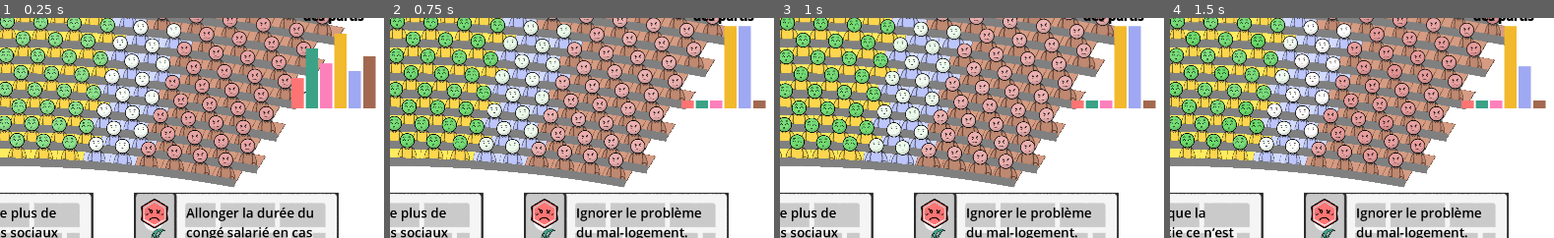
Above: before the commit, frames 1-4 (left to right).
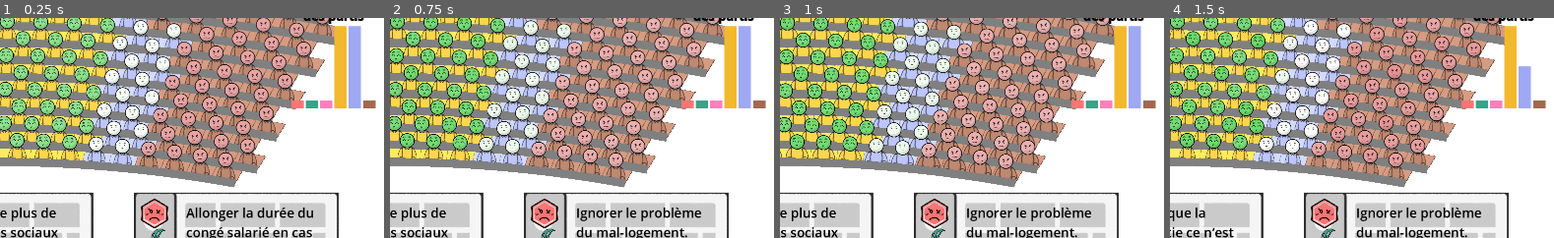
Above: after the commit, the same moments.

Repository: remimorvan/assemblee-nationale-simulator
Game: Godot game, scene res://scenes/game.tscn
Same seed, same stepped clock (60 frames per second), same inputs: the game is played once before the commit and once after it.
Inputs (mouse positions are % of the whole screen's width and height, from its top left):
- Up to frame 1 (0.25 s): no input
- Up to frame 2 (0.75 s): tap Enter at 0.5 s; move the mouse to (17, 93) at 0.52 s; click (17, 93) at 0.67 s
- Up to frame 3 (1 s): no input
- Up to frame 4 (1.5 s): move the mouse to (49, 93) at 1.27 s; click (49, 93) at 1.42 s
The pictures show only the part of the screen within x 50-100%, y 23-73%; the shares and areas given below are measured in that part.

The runs differ from the first frame. In frame 1, 3.2% of the frame differs, in the area x 75-98%, y 3-38%; in frame 2, nothing differs; in frame 3, nothing differs; in frame 4, nothing differs.

Commit message:
updating histogram

Diff:
--- a/scripts/card.gd
+++ b/scripts/card.gd
@@ -3,7 +3,6 @@
 @onready var Player: Node2D = $"../../Player"
 @onready var Deck: Node2D = $"../../Deck"
 @onready var Hemicycle: Node2D = $"../../Hemicycle"
-@onready var Plot: Control = $"../../VBoxContainer/Plot"
 
 var text: String # Text of the card
 var effect_mean: Dictionary[String, float] # political group -> mean effect
@@ -73,10 +72,7 @@
 			Player.declare_special_event(special_event)
 		Player.incr_nb_card_played()
 
-		# Update plot
-		var approvals: Array[float] = Hemicycle.compute_group_approvals()
-		for i in range(6):
-			Plot.update_bar_value(i, approvals[i])
+		Hemicycle.update_plot()
 
 		# Remove card from hand
 		var card_pos: int = Player.remove_card_from_hand(self)
--- a/scripts/hemicycle.gd
+++ b/scripts/hemicycle.gd
@@ -1,6 +1,7 @@
 extends Node2D
 
 @export var mp_scene:PackedScene # Utile pour instancier des MP
+@onready var Plot: Control = $"../VBoxContainer/Plot"
 
 var width: int = 19
 var height: int = 13
@@ -86,6 +87,8 @@
 
 	mat.set_shader_parameter("color_values", vec3_color_array)
 
+	update_plot()
+
 # Called every frame. 'delta' is the elapsed time since the previous frame.
 func _process(delta: float) -> void:
 	pass
@@ -109,6 +112,11 @@
 	for i in range(6):
 		res[i] /= float(size[i])
 	return res
+
+func update_plot():
+	var approvals: Array[float] = compute_group_approvals()
+	for i in range(6):
+		Plot.update_bar_value(i, approvals[i])
 
 # Crée et place le MP
 func new_mp(seat: int) -> int:	# returns number of the political party of mp
--- a/scripts/player.gd
+++ b/scripts/player.gd
@@ -49,7 +49,6 @@
 	remove_card_from_hand(hand[removed_card_pos])
 	add_card_to_hand(removed_card_pos)
 
-
 func add_card_to_hand(card_pos: int) -> void:
 	var new_card: Area2D = Deck.get_new_card()
 	add_child(new_card)
Not shown: 1 places in scenes/card.tscn that only renumber resources
